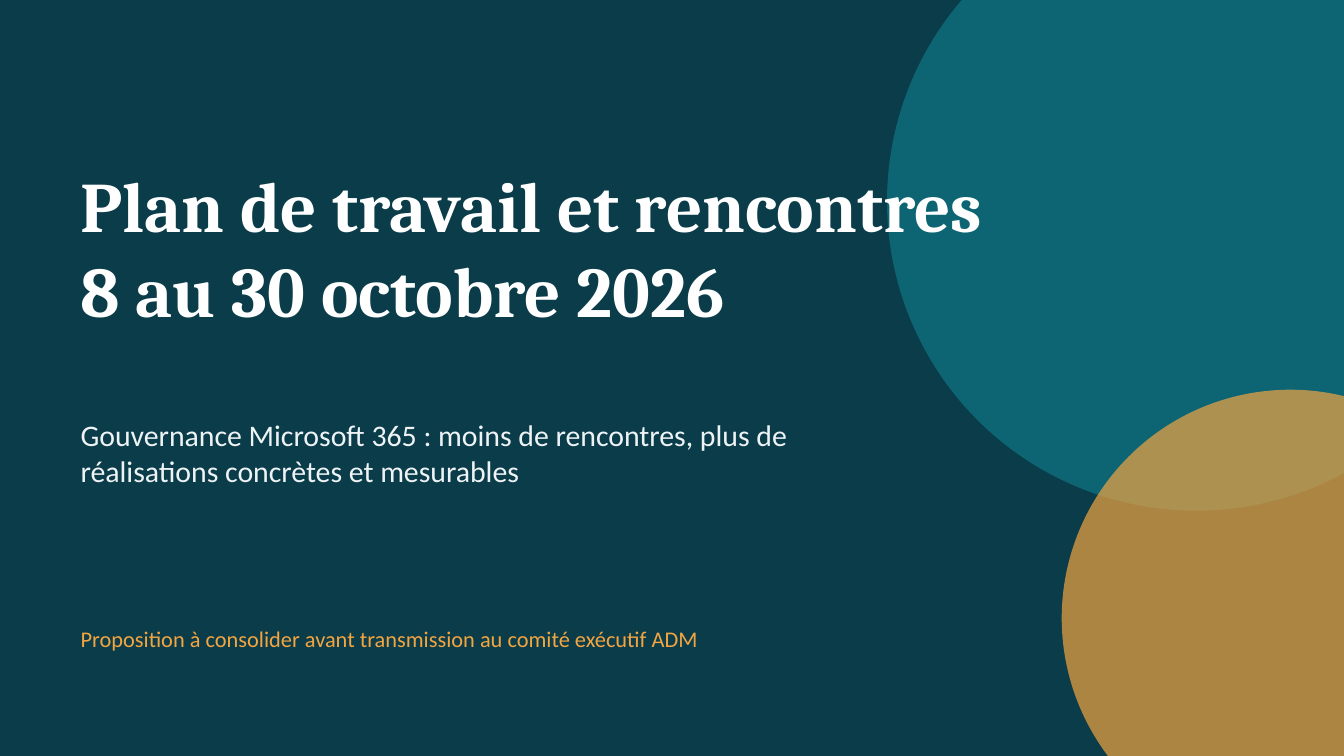
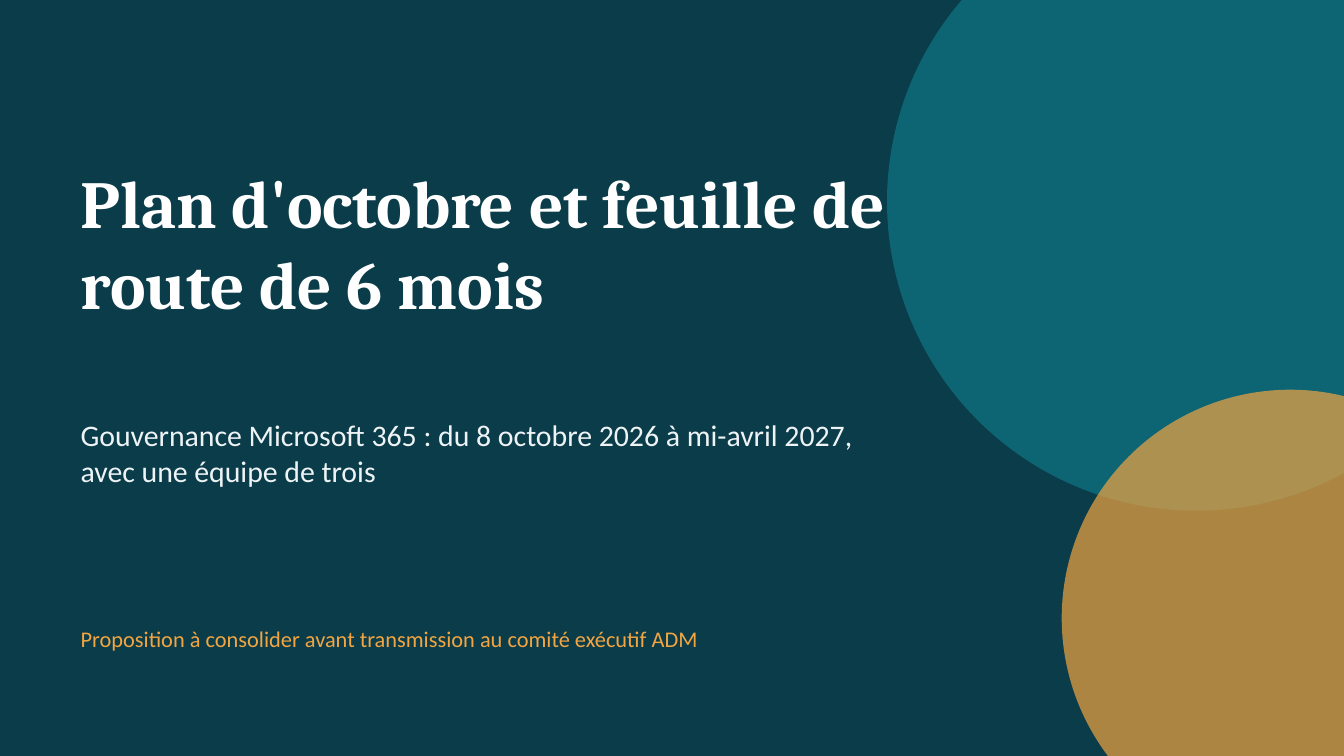
Before and after one commit to SEMTech42/DEV_Copilot, a slide deck: slide 1 of Presentation-Plan-Octobre-M365.pptx. Drawn at 1344x756 pixels with LibreOffice and Linux fonts; fonts in the diff are those of the drawing. Boxes give left, top, right and bottom in pixels: in the first picture for what was removed or moved away, otherwise in the second. Text is boxed around its words. In the diff, an @@ line names an element or a change of style, - is before the commit and + after.

```diff
--- a/Presentation-Plan-Octobre-M365.pptx
+++ b/Presentation-Plan-Octobre-M365.pptx
@@ text at box(81, 180, 885, 310): text changed; size 38 to 36 pt @@
-Plan de travail et rencontres
-8 au 30 octobre 2026
+Plan d'octobre et feuille de route de 6 mois
@@ text at box(81, 425, 852, 487): text changed @@
-Gouvernance Microsoft 365 : moins de rencontres, plus de réalisations concrètes et mesurables
+Gouvernance Microsoft 365 : du 8 octobre 2026 à mi-avril 2027, avec une équipe de trois
```
Also in this commit, not shown: 8 other slides changed, 3 slides added, 3 slides removed, 1 other file.
